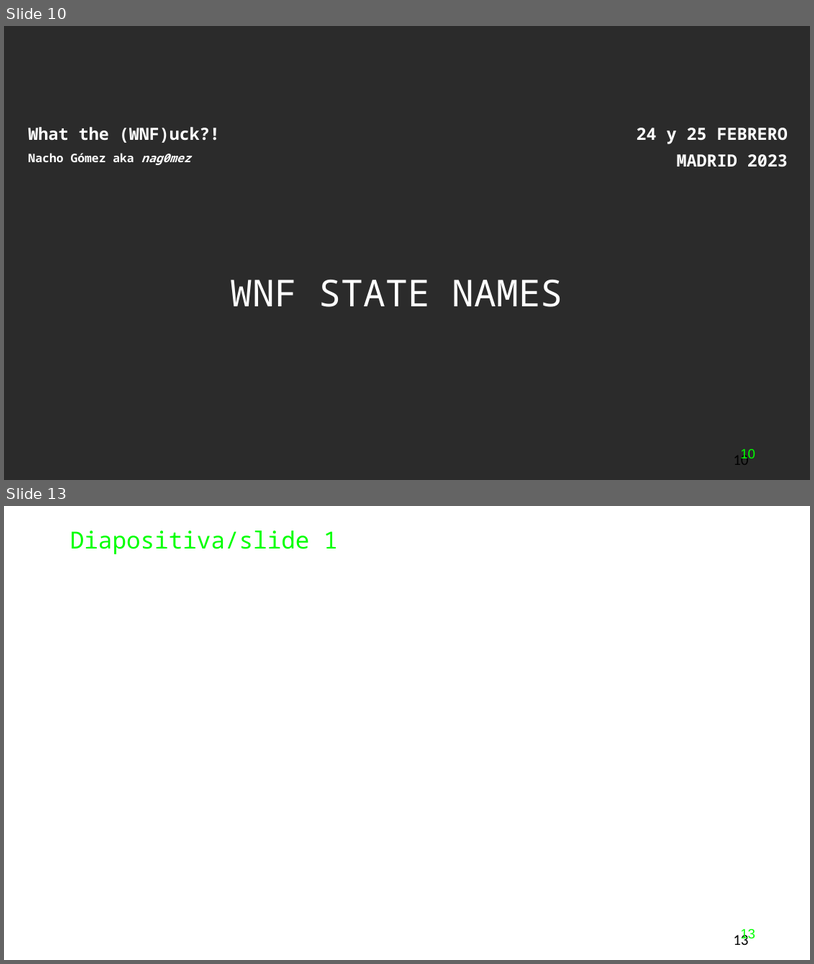
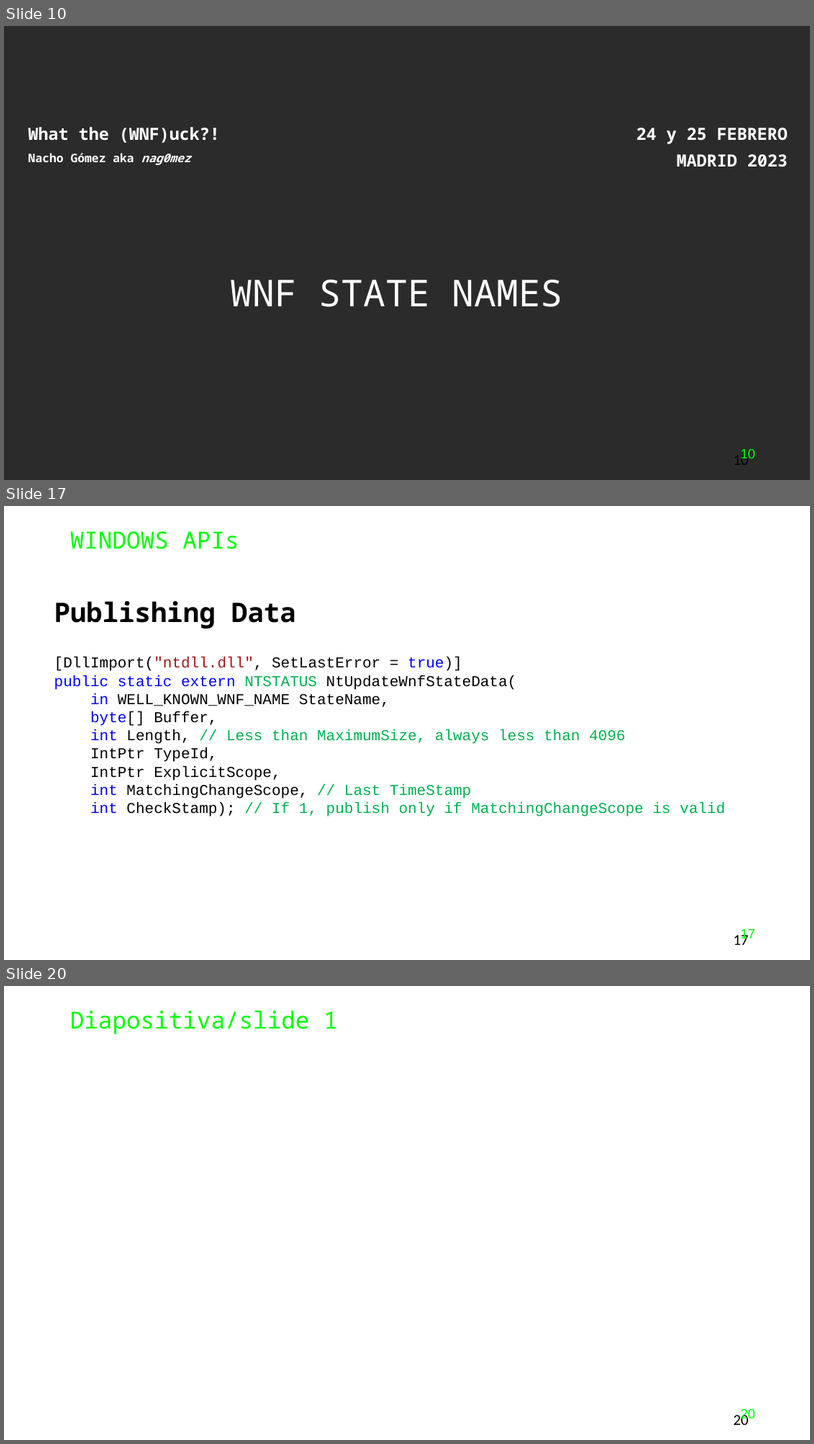
Before and after one commit to Nagomez97/WNFuck, a slide deck: h-c0n_PPT_template_2023-v2.pptx. Shown one above the other, each under a label of ours: slides 10 and 13 before the commit, slides 10, 17 and 20 after it; the slides between them are not shown. The pictures are 814x964 and 814x1444 pixels, drawn with LibreOffice and Linux fonts; fonts in the diff are those of the drawing; background and template pictures are left out; a plain dark background stands for a picture behind light text. Boxes give left, top, right and bottom in pixels: in the first picture for what was removed or moved away, otherwise in the second. Text is boxed around its words. In the diff, an @@ line names an element or a change of style, - is before the commit and + after.

```diff
--- a/h-c0n_PPT_template_2023-v2.pptx
+++ b/h-c0n_PPT_template_2023-v2.pptx
@@ slide 17 added at box(4, 506, 810, 960), background #FFFFFF @@
@@ text added at box(70, 531, 239, 549), 28 pt, text #00FF00 @@
+WINDOWS APIs
@@ text added at box(54, 601, 725, 816), 18 pt, text #000000 @@
+Publishing Data
+[DllImport("ntdll.dll", SetLastError = true)]
+public static extern NTSTATUS NtUpdateWnfStateData(
+in WELL_KNOWN_WNF_NAME StateName,
+byte[] Buffer,
+int Length, // Less than MaximumSize, always less than 4096
+IntPtr TypeId,
+IntPtr ExplicitScope,
+int MatchingChangeScope, // Last TimeStamp
+int CheckStamp); // If 1, publish only if MatchingChangeScope is valid
@@ page number added at box(733, 932, 748, 944), 16 pt, text #00FF00 @@
+17
@@ page number added at box(741, 929, 756, 941), 18 pt, text #000000 @@
+17
@@ what was slide 13 is now slide 20 @@
@@ page number at box(733, 1412, 748, 1424): text changed @@
-13
+20
@@ page number at box(741, 1409, 756, 1421): text changed @@
-13
+20
```
Also in this commit, not shown: 1 slide changed, 6 other slides added, 18 other files.
